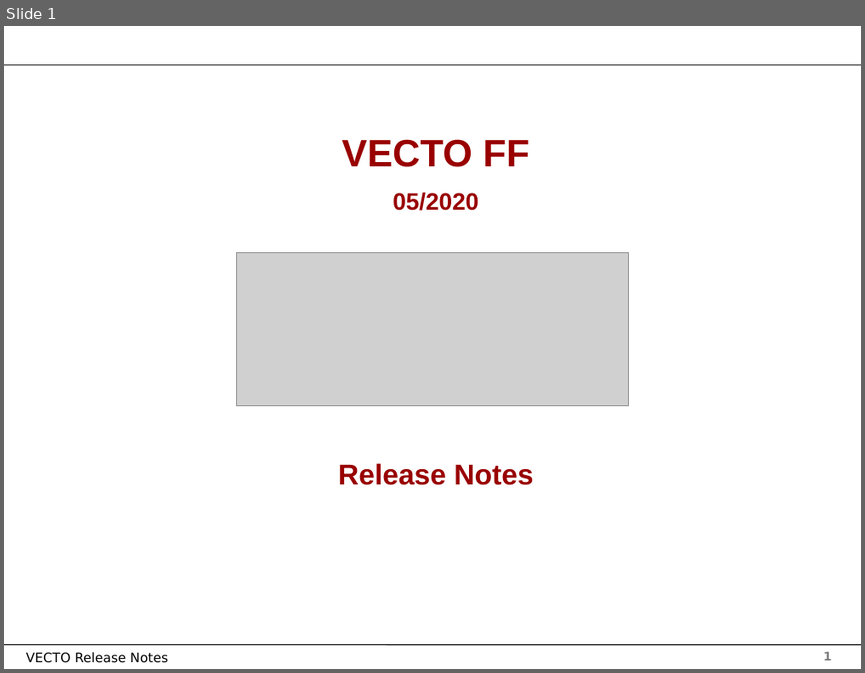
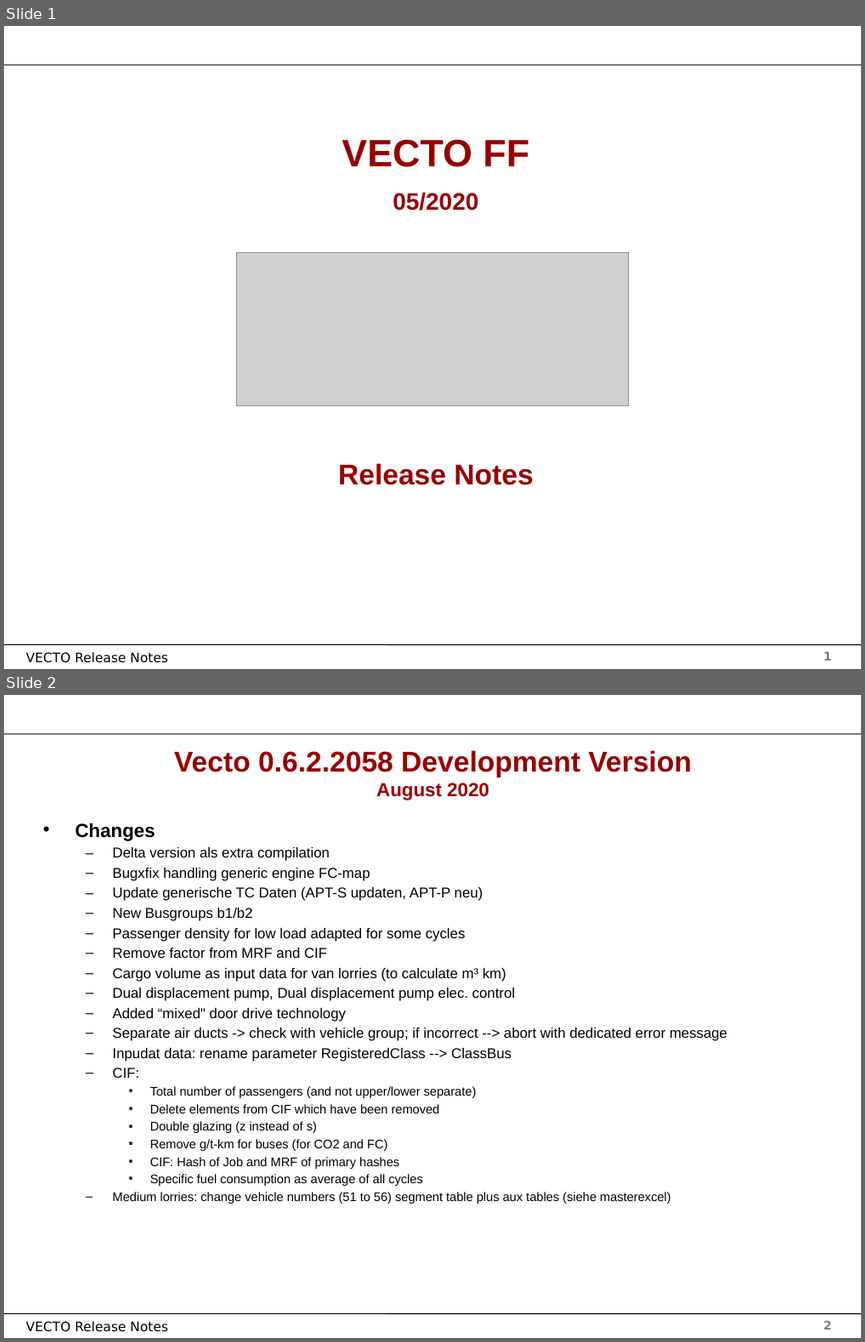
Before and after one commit to tanawadeatharva/BharatVECTO, a slide deck: Documentation/User Manual Source/Release Notes Vecto3.x.pptx. Shown one above the other, each under a label of ours: slide 1 before the commit, slides 1 and 2 after it. The pictures are 865x673 and 865x1342 pixels, drawn with LibreOffice and Linux fonts; fonts in the diff are those of the drawing; grey boxes stand for pictures; background and template pictures are left out. Boxes give left, top, right and bottom in pixels: in the first picture for what was removed or moved away, otherwise in the second. Text is boxed around its words. In the diff, an @@ line names an element or a change of style, - is before the commit and + after.

```diff
--- a/Documentation/User Manual Source/Release Notes Vecto3.x.pptx
+++ b/Documentation/User Manual Source/Release Notes Vecto3.x.pptx
@@ slide 2 added at (4,695,861,1338), background #FFFFFF; not listed: 4 template elements that a slide beside it also shows @@
@@ title added at (174,750,691,800), 24 pt, text #990000, bold @@
+Vecto 0.6.2.2058 Development Version
+August 2020
@@ text added at (75,823,727,1203), 12 pt, text #000000 @@
+• Changes
+  – Delta version als extra compilation
+  – Bugxfix handling generic engine FC-map
+  – Update generische TC Daten (APT-S updaten, APT-P neu)
+  – New Busgroups b1/b2
+  – Passenger density for low load adapted for some cycles
+  – Remove factor from MRF and CIF
+  – Cargo volume as input data for van lorries (to calculate m³ km)
+  – Dual displacement pump, Dual displacement pump elec. control
+  – Added “mixed" door drive technology
+  – Separate air ducts -> check with vehicle group; if incorrect --> abort with dedicated error message
+  – Inpudat data: rename parameter RegisteredClass --> ClassBus
+  – CIF:
+    • Total number of passengers (and not upper/lower separate)
+    • Delete elements from CIF which have been removed
+    • Double glazing (z instead of s)
+    • Remove g/t-km for buses (for CO2 and FC)
+    • CIF: Hash of Job and MRF of primary hashes
+    • Specific fuel consumption as average of all cycles
+  – Medium lorries: change vehicle numbers (51 to 56) segment table plus aux tables (siehe masterexcel)
```
Also in this commit, not shown: 1 other file.
